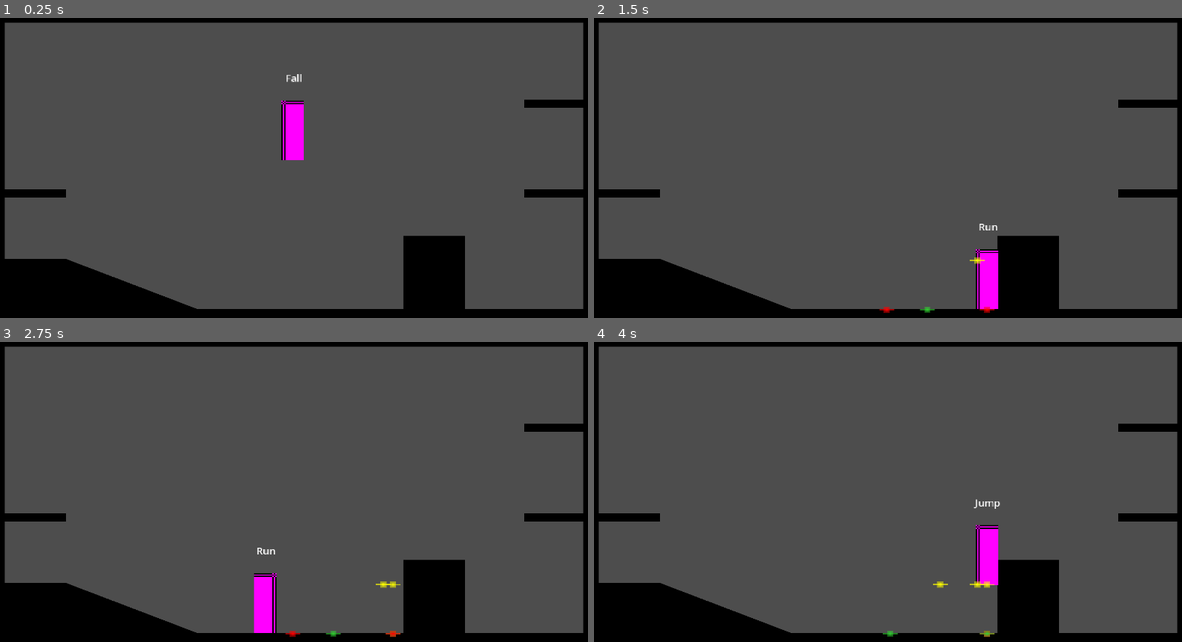
Above: before the commit, frames 1-4 (two rows, left to right).
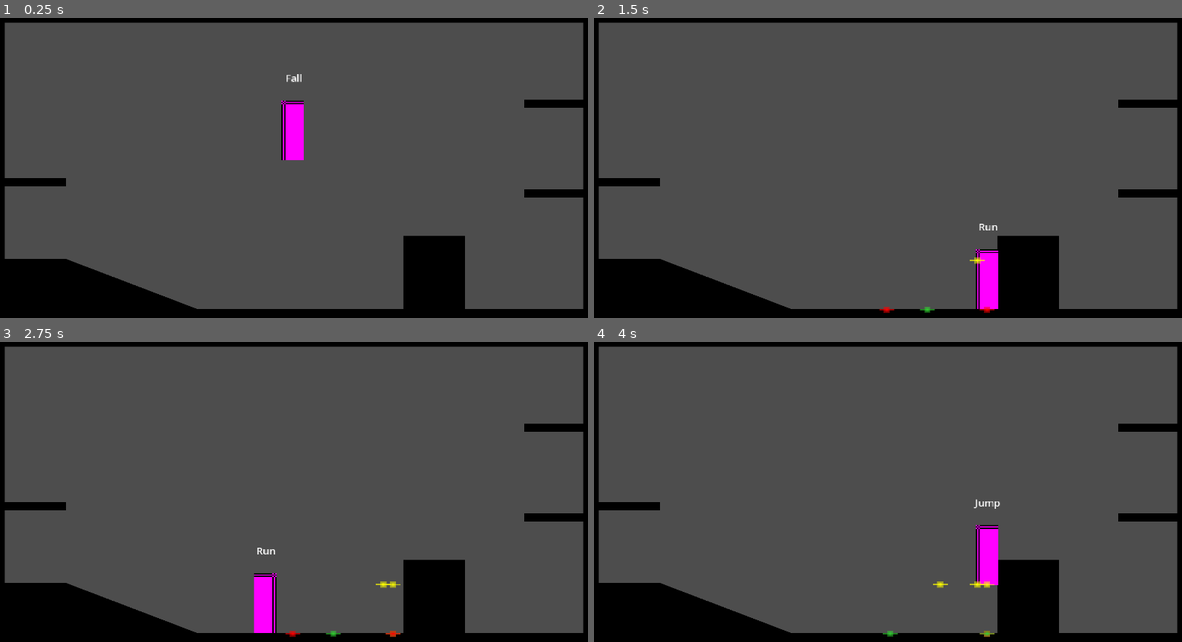
Above: after the commit, the same moments.

Repository: AbdLim/metrodvania-tut
Game: Godot game, scene res://playground.tscn
The game is run twice, just before and just after one commit, with the same random seed, the same clock (stepped at 60 frames per second) and the same inputs.
Inputs:
- Up to frame 1 (0.25 s): no input
- Up to frame 2 (1.5 s): hold D (right) from 0.53 s (still down); tap Space (jump) at 0.77 s
- Up to frame 3 (2.75 s): tap Space (jump) at 1.52 s; release D (right) at 2.03 s; hold A (left) from 2.03 s (still down)
- Up to frame 4 (4 s): release A (left) at 2.78 s; hold D (right) from 2.78 s (still down); tap Space (jump) at 3.02, 3.77 s

The runs differ from the first frame. In frame 1, 0.6% of the frame differs, in the area x 0-12%, y 53-60%; in frame 2, 0.6%; in frame 3, 0.6%; in frame 4, 0.6%.

Commit message:
toggle diff colliders for crouch

Diff:
--- a/player/player.tscn
+++ b/player/player.tscn
@@ -11,9 +11,13 @@
 [sub_resource type="PlaceholderTexture2D" id="PlaceholderTexture2D_kqu6x"]
 size = Vector2(18, 48)
 
-[sub_resource type="CapsuleShape2D" id="CapsuleShape2D_g6k8r"]
+[sub_resource type="CapsuleShape2D" id="CapsuleShape2D_boad6"]
 radius = 8.0
 height = 48.0
+
+[sub_resource type="CapsuleShape2D" id="CapsuleShape2D_rgyib"]
+radius = 8.0
+height = 32.0
 
 [node name="Player" type="CharacterBody2D"]
 collision_mask = 3
@@ -50,8 +54,15 @@
 texture = SubResource("PlaceholderTexture2D_kqu6x")
 offset = Vector2(0, -24)
 
-[node name="CollisionShape2D" type="CollisionShape2D" parent="."]
-shape = SubResource("CapsuleShape2D_g6k8r")
+[node name="PlayerCollider_Idle" type="CollisionShape2D" parent="."]
+unique_name_in_owner = true
+shape = SubResource("CapsuleShape2D_boad6")
+
+[node name="PlayerCollider_Crouch" type="CollisionShape2D" parent="."]
+unique_name_in_owner = true
+position = Vector2(0, 8)
+shape = SubResource("CapsuleShape2D_rgyib")
+disabled = true
 
 [node name="Label" type="Label" parent="."]
 offset_left = -30.0
--- a/player/scripts/player.gd
+++ b/player/scripts/player.gd
@@ -11,6 +11,8 @@
 #endregion
 
 @onready var sprite_2d: Sprite2D = $Sprite2D
+@onready var player_collider: CollisionShape2D = %PlayerCollider_Idle
+@onready var player_collider_crouch: CollisionShape2D = %PlayerCollider_Crouch
 
 
 
--- a/player/states/crouch.gd
+++ b/player/states/crouch.gd
@@ -4,11 +4,15 @@
 func enter() -> void:
 #	Change sprite perhaps
 	player.sprite_2d.scale.y = 0.7
+	player.player_collider.disabled = true
+	player.player_collider_crouch.disabled = false
 	pass
 
 func exit() -> void:
 #	Revert the sprite
 	player.sprite_2d.scale.y = 1.0
+	player.player_collider.disabled = false
+	player.player_collider_crouch.disabled = true
 	pass
 
 func handle_inputs(_event: InputEvent) -> PlayerState:
--- a/playground.tscn
+++ b/playground.tscn
@@ -59,7 +59,7 @@
 shape = SubResource("RectangleShape2D_wt17y")
 
 [node name="Sprite2D7" type="Sprite2D" parent="."]
-position = Vector2(33.019722, 217.23322)
+position = Vector2(33.000004, 217)
 rotation = 1.5707941
 scale = Vector2(1.2837354, 1.5399779)
 texture = SubResource("GradientTexture2D_rupst")
@@ -93,7 +93,7 @@
 shape = SubResource("RectangleShape2D_wt17y")
 
 [node name="Platform" type="Sprite2D" parent="."]
-position = Vector2(32.999878, 143.99998)
+position = Vector2(33, 135)
 rotation = 1.5707941
 scale = Vector2(0.1990924, 1.5387573)
 texture = SubResource("GradientTexture2D_rupst")
Not shown: 1 places in player/player.tscn that only renumber resources
